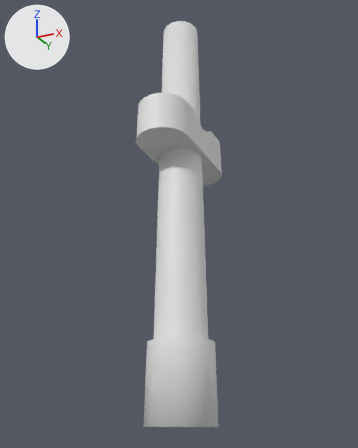
The FBX model Mortier FU/Assets/01_Art/Meshes/SM_Ship_Arena_Flag.fbx as it was, and as the next commit left it.
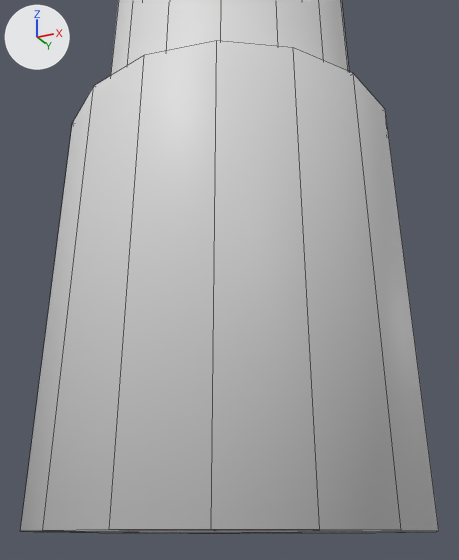
Each version appears first whole from a camera (50 mm lens) standing at (55.79, -40.71, -0.41) and looking at (34.92, 1.03, 18.38), and next in a close-up from a camera (50 mm lens) standing at (40.39, -9.6, -0.69) and looking at (36.21, -1.24, 3.07). The axes (+X, +Y, +Z) are drawn at upper left. The lights are the same throughout. The first two pictures are the older version. The close-ups show mesh edges as thin lines. Where no turn or scale is listed for an object, it has been applied to the vertices.

In view in the first close-up: 'SM_Ship_Arena_Flag'.
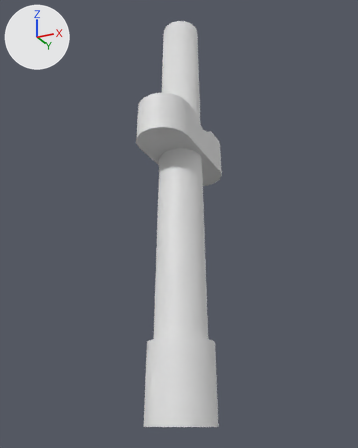
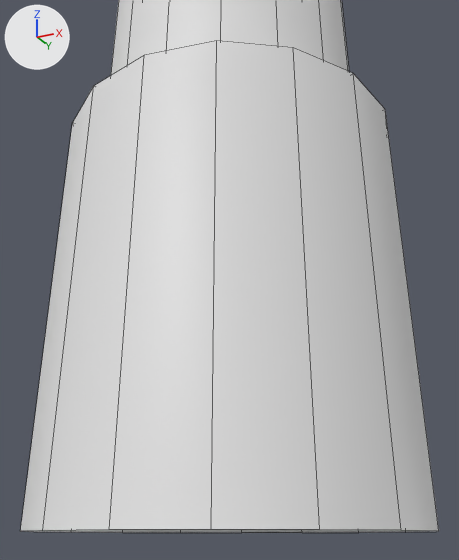
The change in detail:
me_cylinder_007 is used by ob_sm_ship_arena_flag; location (0.0, 0.0, 0.0).
me_cylinder_007 had 276 vertices, 262 faces and spanned x 32.4..38.8, y -6.4..7.1, z -0.6..41.9.
me_cylinder_007 now has 260 vertices, 245 faces and spans x 32.4..38.8, y -6.4..7.1, z -0.6..41.9.
Part 1, on me_cylinder_007:
16 vertices are removed from x 33.0..38.2, y -2.5..2.7, z -0.6.
17 faces are deleted.

Pixel boxes (x1, y1, x2, y2) of what changed, in the close-ups (459 x 560 px):
part 1 of me_cylinder_007, deleted: before (29, 530, 436, 533)
